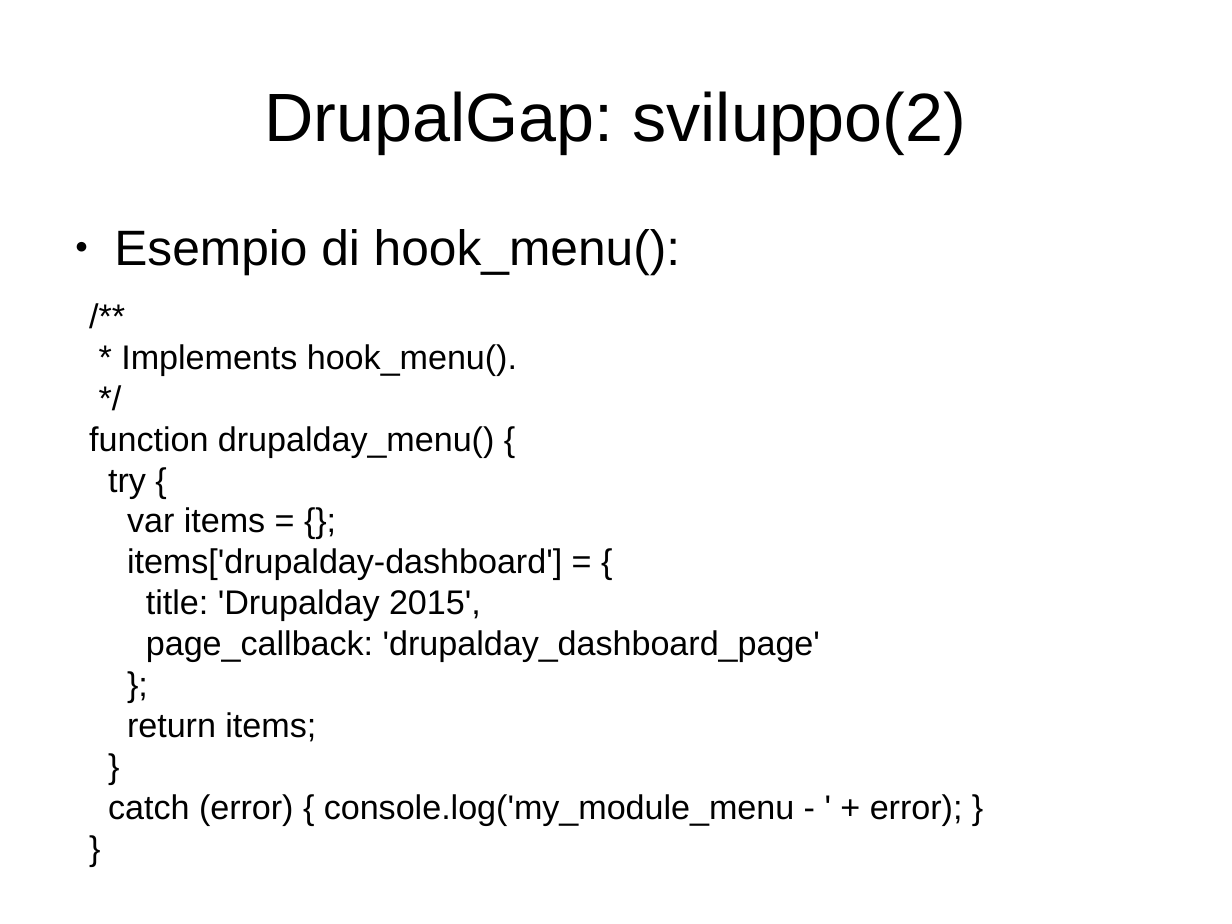
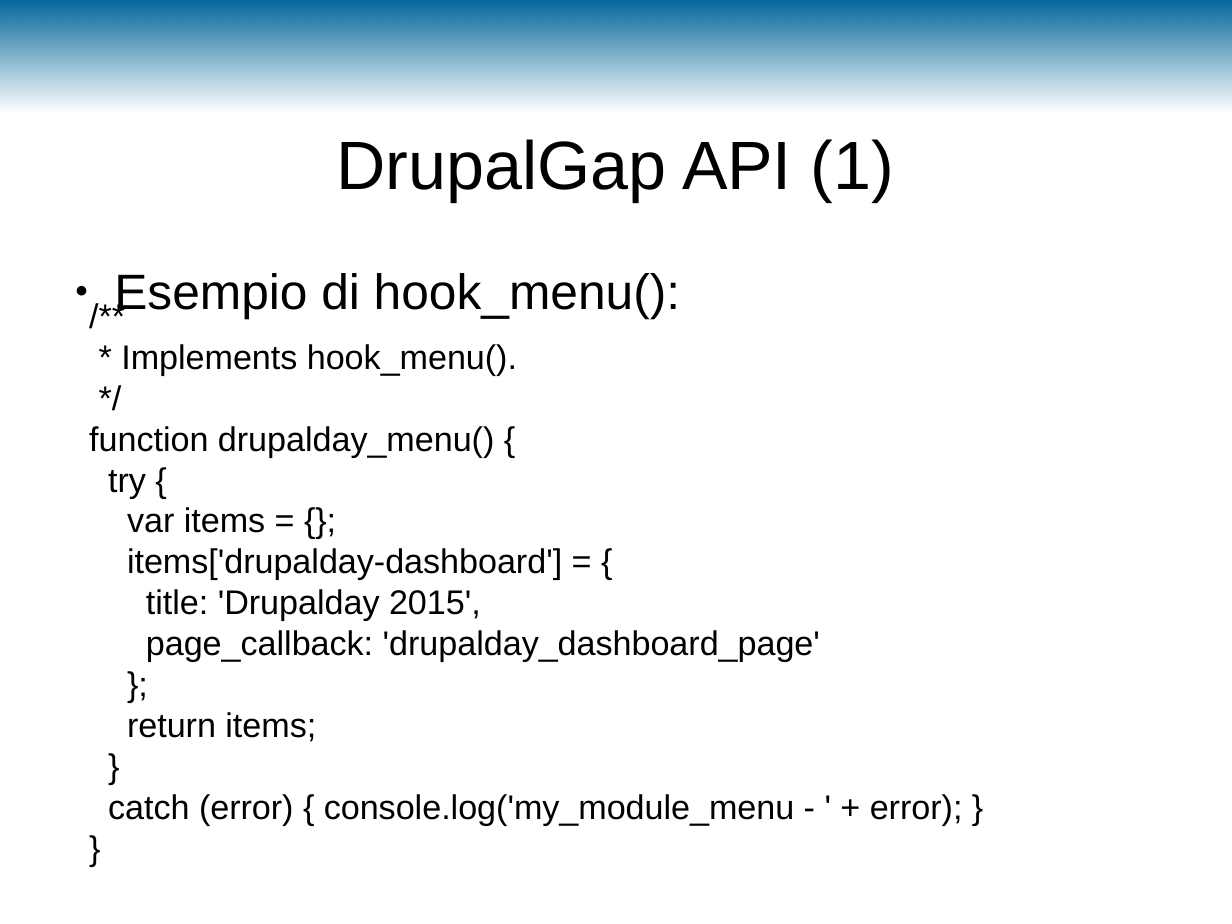
Before and after one commit to m3m3nto/drupalday2015_drupalgap, a slide deck: slide 12 of slide/DDay2015-DrupalGap.odp (slide 11 before the commit). Drawn at 1232x924 pixels with LibreOffice and Linux fonts; fonts in the diff are those of the drawing; background and template pictures are left out. Boxes give left, top, right and bottom in pixels: in the first picture for what was removed or moved away, otherwise in the second. Text is boxed around its words. In the diff, an @@ line names an element or a change of style, - is before the commit and + after.

```diff
--- a/slide/DDay2015-DrupalGap.odp
+++ b/slide/DDay2015-DrupalGap.odp
@@ rectangle added at box(0, 0, 1232, 112), fill gradient #006699 @@
@@ title at box(337, 139, 894, 202): text changed @@
-DrupalGap: sviluppo(2)
+DrupalGap API (1)
@@ text "Esempio di hook_menu():": place and size @@
-text "Esempio di hook_menu():" at box(114, 229, 680, 275)
+text "Esempio di hook_menu():" at box(114, 273, 680, 319)
```
Also in this commit, not shown: 11 other slides changed, 4 slides added, 1 slide removed, 4 other files.
